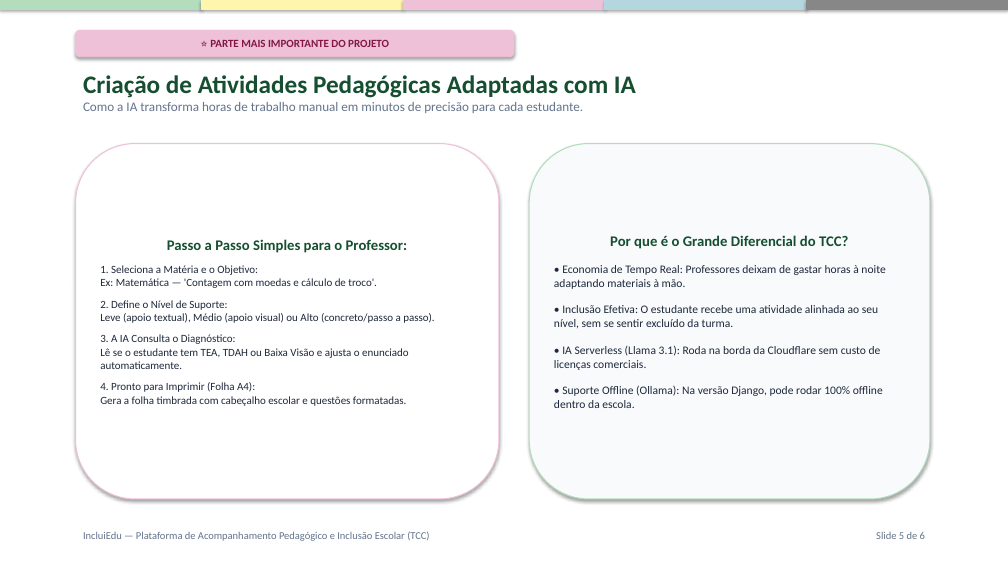
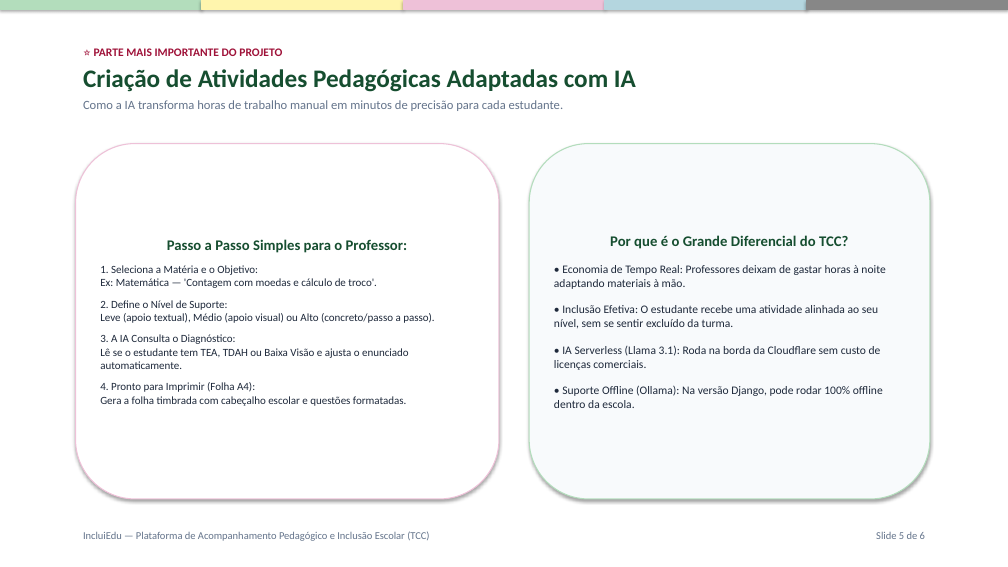
Before and after one commit to PedroFonsecac137/tccfacul, a slide deck: slide 5 of docs/APRESENTACAO_TCC_INCLUIEDU.pptx. Drawn at 1008x567 pixels with LibreOffice and Linux fonts; fonts in the diff are those of the drawing. Boxes give left, top, right and bottom in pixels: in the first picture for what was removed or moved away, otherwise in the second. Text is boxed around its words. In the diff, an @@ line names an element or a change of style, - is before the commit and + after.

```diff
--- a/docs/APRESENTACAO_TCC_INCLUIEDU.pptx
+++ b/docs/APRESENTACAO_TCC_INCLUIEDU.pptx
@@ text "⭐ PARTE MAIS IMPORTANTE DO ...": place and size @@
-text "⭐ PARTE MAIS IMPORTANTE DO ..." at [83, 75, 636, 113]
+text "⭐ PARTE MAIS IMPORTANTE DO ..." at [83, 48, 636, 111]
@@ rounded rectangle removed at [76, 30, 514, 57] @@
-⭐ PARTE MAIS IMPORTANTE DO PROJETO
@@ text at [94, 48, 282, 56]: paragraph added @@
+⭐ PARTE MAIS IMPORTANTE DO PROJETO
@@ text at [83, 69, 636, 111]: size 12.5 to 12 pt in "Como a IA transforma horas de trabalho ..."; more space between paragraphs @@
```
Also in this commit, not shown: 1 other slide changed, 1 other file.
